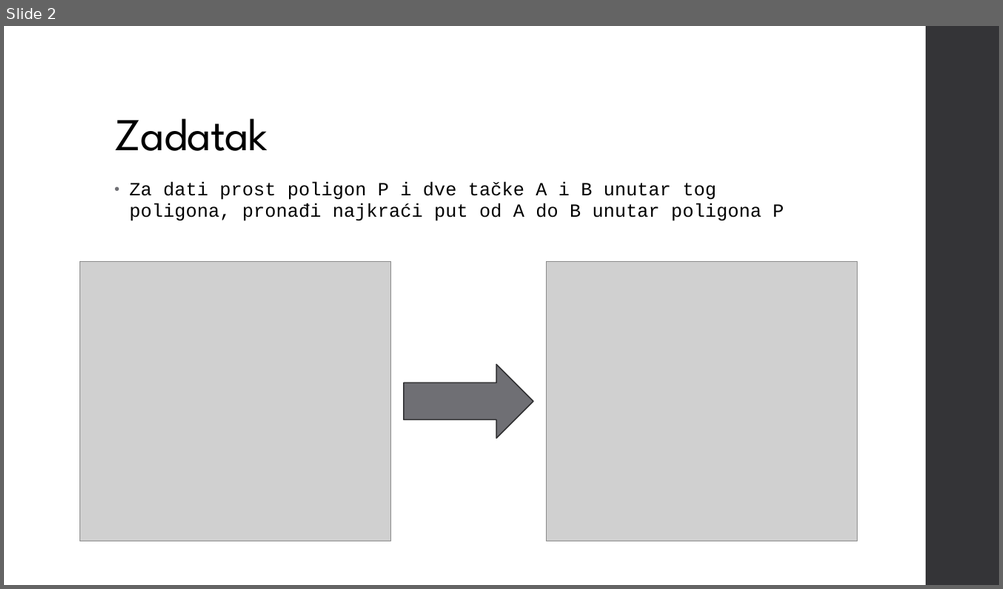
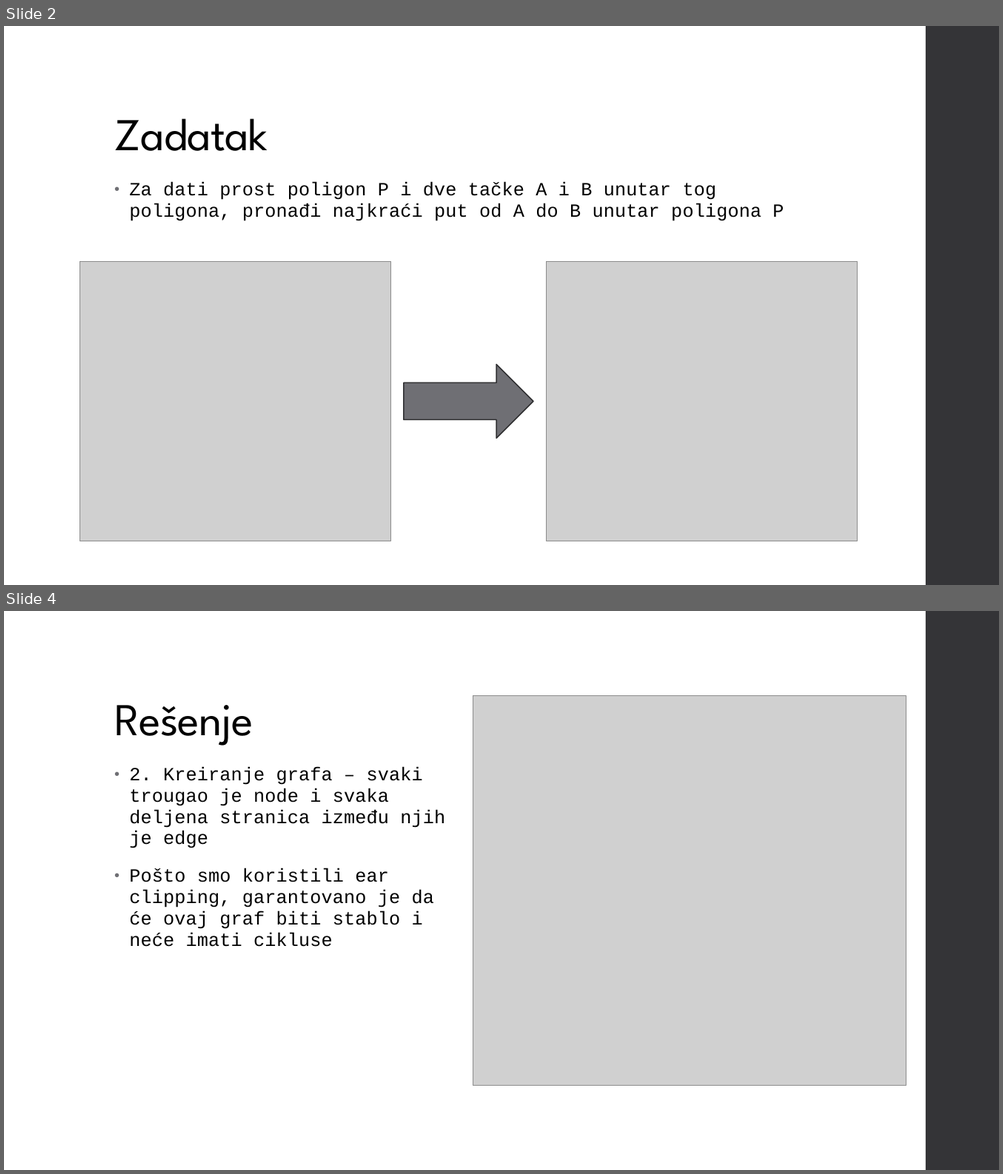
Before and after one commit to djordjepvl/Polygon-Pathfinding-Algorithm, a slide deck: Funnel Algorithm.pptx. Shown one above the other, each under a label of ours: slide 2 before the commit, slides 2 and 4 after it; the slides between them are not shown. The pictures are 1003x589 and 1003x1174 pixels, drawn with LibreOffice and Linux fonts; fonts in the diff are those of the drawing; grey boxes stand for pictures. Boxes give left, top, right and bottom in pixels: in the first picture for what was removed or moved away, otherwise in the second. Text is boxed around its words. In the diff, an @@ line names an element or a change of style, - is before the commit and + after.

```diff
--- a/Funnel Algorithm.pptx
+++ b/Funnel Algorithm.pptx
@@ slide 4 added at (x1=4, y1=611, x2=999, y2=1170), background #FFFFFF; not listed: 1 template element that a slide beside it also shows @@
@@ picture added at (x1=473, y1=696, x2=906, y2=1085) @@
@@ title added at (x1=114, y1=705, x2=253, y2=746), 44 pt, text #000000 @@
+Rešenje
@@ text added at (x1=129, y1=767, x2=445, y2=947), 18 pt, text #000000 @@
+• 2. Kreiranje grafa – svaki trougao je node i svaka deljena stranica između njih je edge
+• Pošto smo koristili ear clipping, garantovano je da će ovaj graf biti stablo i neće imati cikluse
```
Also in this commit, not shown: 10 other slides added, 1 slide removed, 2 other files.
